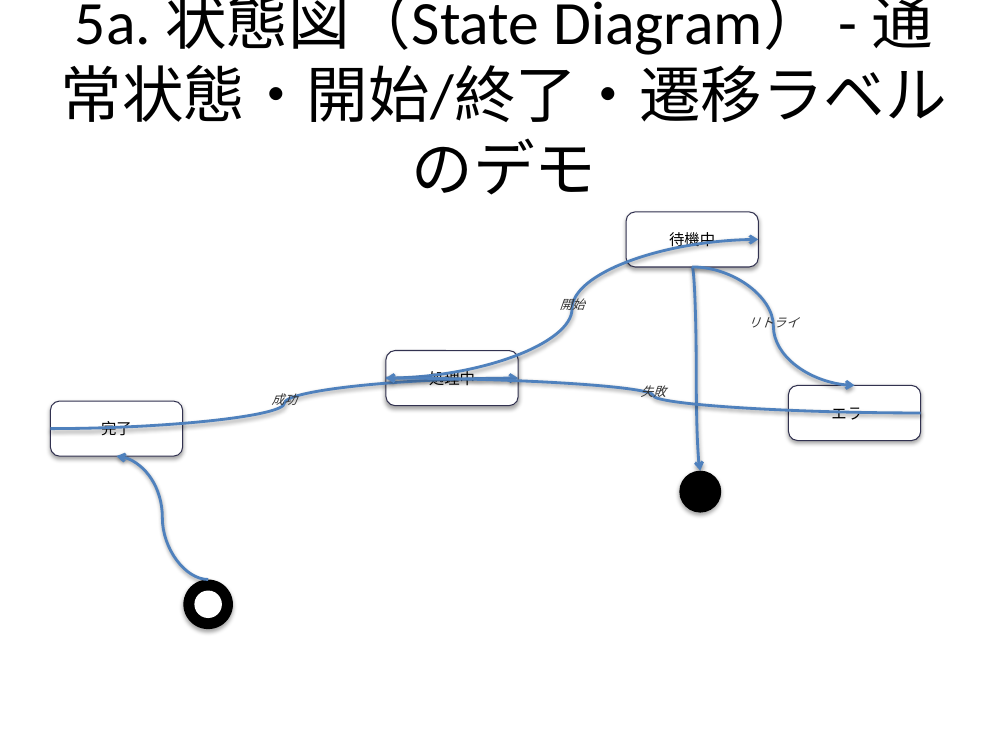
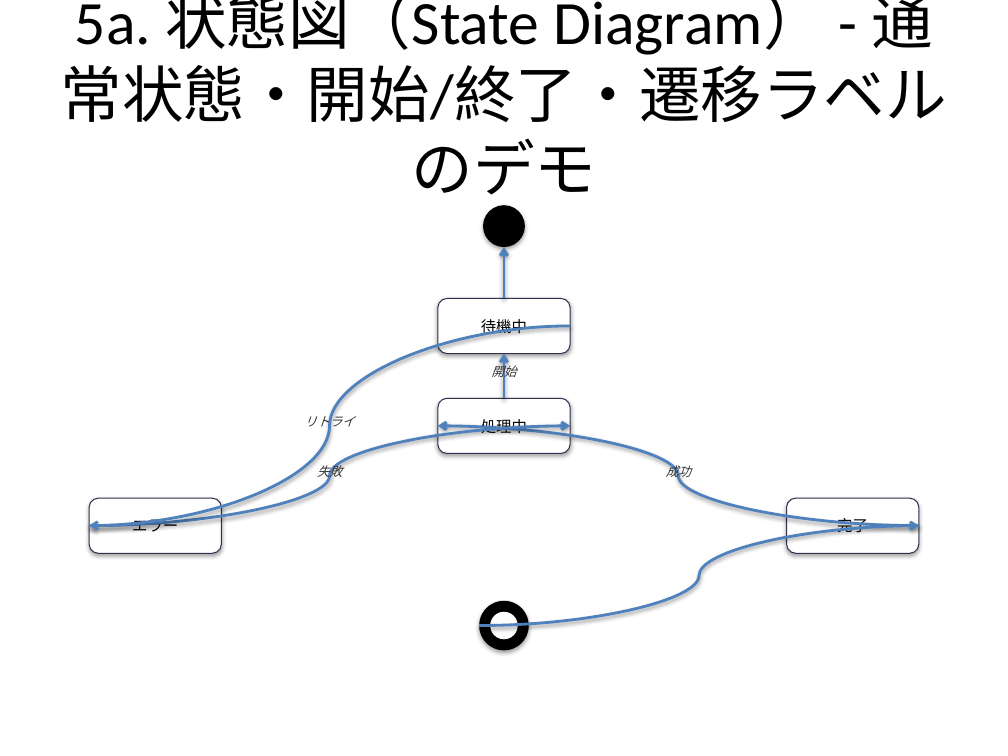
Before and after one commit to notfolder/qmd_to_pptx, a slide deck: slide 20 of demo_full.pptx. Drawn at 1008x756 pixels with LibreOffice and Linux fonts; fonts in the diff are those of the drawing. Boxes give left, top, right and bottom in pixels: in the first picture for what was removed or moved away, otherwise in the second. Text is boxed around its words. In the diff, an @@ line names an element or a change of style, - is before the commit and + after.

Commit message:
feat: Implement BFS rank layout for state diagrams with cycle support

```diff
--- a/demo_full.pptx
+++ b/demo_full.pptx
@@ ellipse: place and size @@
-ellipse at (679,471,722,513)
+ellipse at (483,206,525,248)
@@ curved arrow moved from (701, 471) - (692, 267) to (504, 247) - (504, 298) @@
@@ rounded rectangle "待機中": place and size @@
-rounded rectangle "待機中" at (626,212,758,267)
+rounded rectangle "待機中" at (437,298,570,354)
@@ curved arrow moved from (855, 385) - (692, 267) to (89, 526) - (571, 326) @@
@@ curved arrow moved from (758, 240) - (386, 378) to (504, 354) - (504, 398) @@
@@ text "開始": place and size @@
-text "開始" at (560,295,585,313)
+text "開始" at (491,362,516,380)
@@ text "リトライ": place and size @@
-text "リトライ" at (748,313,798,331)
+text "リトライ" at (304,412,354,430)
@@ rounded rectangle "処理中": place and size @@
-rounded rectangle "処理中" at (386,351,518,406)
+rounded rectangle "処理中" at (437,398,570,454)
@@ curved arrow moved from (386, 378) - (920, 413) to (571, 425) - (89, 526) @@
@@ curved arrow moved from (518, 378) - (50, 428) to (437, 425) - (919, 526) @@
@@ text "失敗": place and size @@
-text "失敗" at (641,382,666,400)
+text "失敗" at (317,462,342,480)
@@ text "成功": place and size @@
-text "成功" at (272,393,297,408)
+text "成功" at (666,462,691,480)
@@ rounded rectangle "エラー": place and size @@
-rounded rectangle "エラー" at (788,385,920,440)
+rounded rectangle "エラー" at (89,498,221,553)
@@ rounded rectangle "完了": place and size @@
-rounded rectangle "完了" at (50,401,182,457)
+rounded rectangle "完了" at (786,498,918,553)
@@ curved arrow moved from (117, 457) - (209, 580) to (919, 526) - (479, 626) @@
@@ ellipse: place and size @@
-ellipse at (183,580,233,629)
+ellipse at (479,601,528,650)
@@ ellipse: place and size @@
-ellipse at (195,591,222,618)
+ellipse at (490,612,517,639)
```
Also in this commit, not shown: 2 other slides changed, 2 other files.
